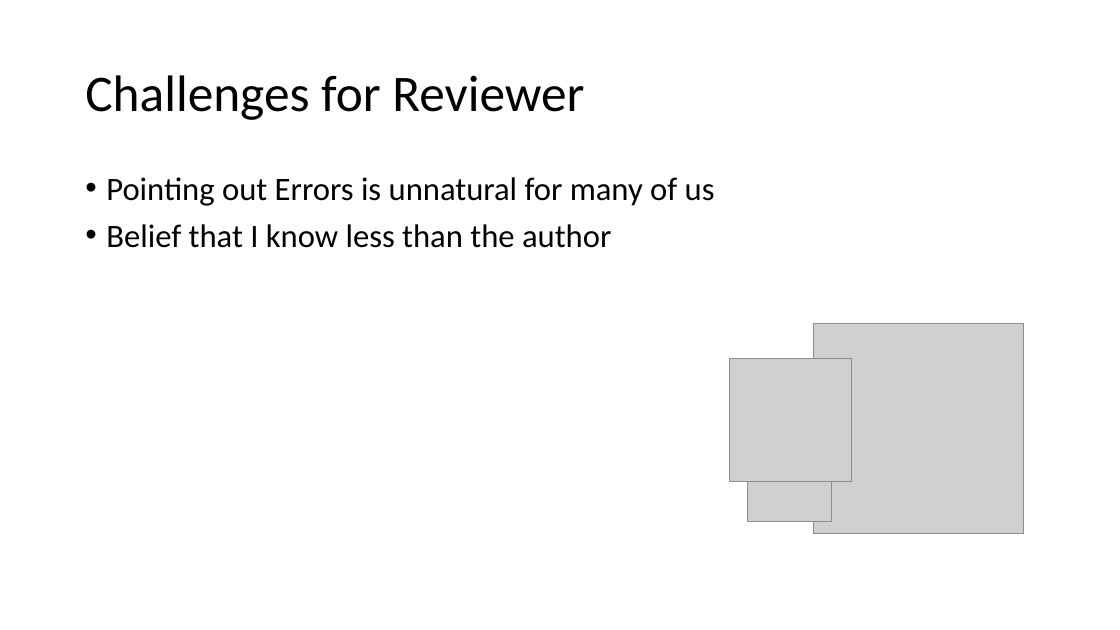
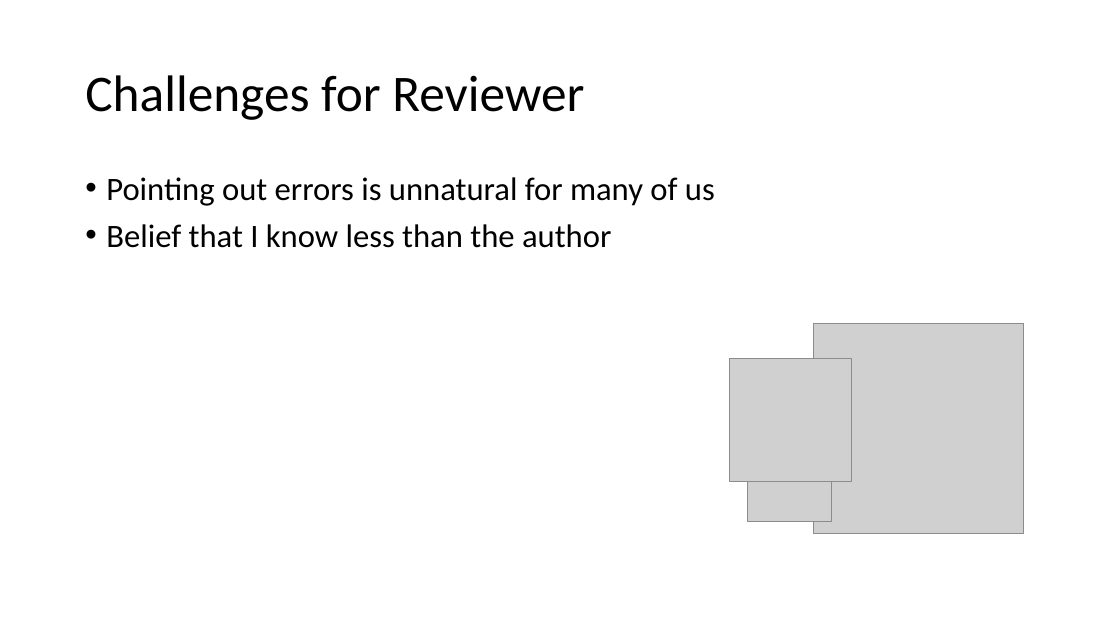
Before and after one commit to DavidGiard/Presentation-Slides, a slide deck: slide 17 of Blood-Sweat-and-Code-Reviews/Code Reviews.pptx. Drawn at 1120x630 pixels with LibreOffice and Linux fonts; fonts in the diff are those of the drawing; grey boxes stand for pictures. Boxes give left, top, right and bottom in pixels: in the first picture for what was removed or moved away, otherwise in the second. Text is boxed around its words. In the diff, an @@ line names an element or a change of style, - is before the commit and + after.

Commit message:
Code Review slides

```diff
--- a/Blood-Sweat-and-Code-Reviews/Code Reviews.pptx
+++ b/Blood-Sweat-and-Code-Reviews/Code Reviews.pptx
@@ text at [106, 177, 715, 206]: text changed @@
-• Pointing out Errors is unnatural for many of us
+• Pointing out errors is unnatural for many of us
```
Also in this commit, not shown: 3 other slides changed, 1 slide added, 1 slide removed.
